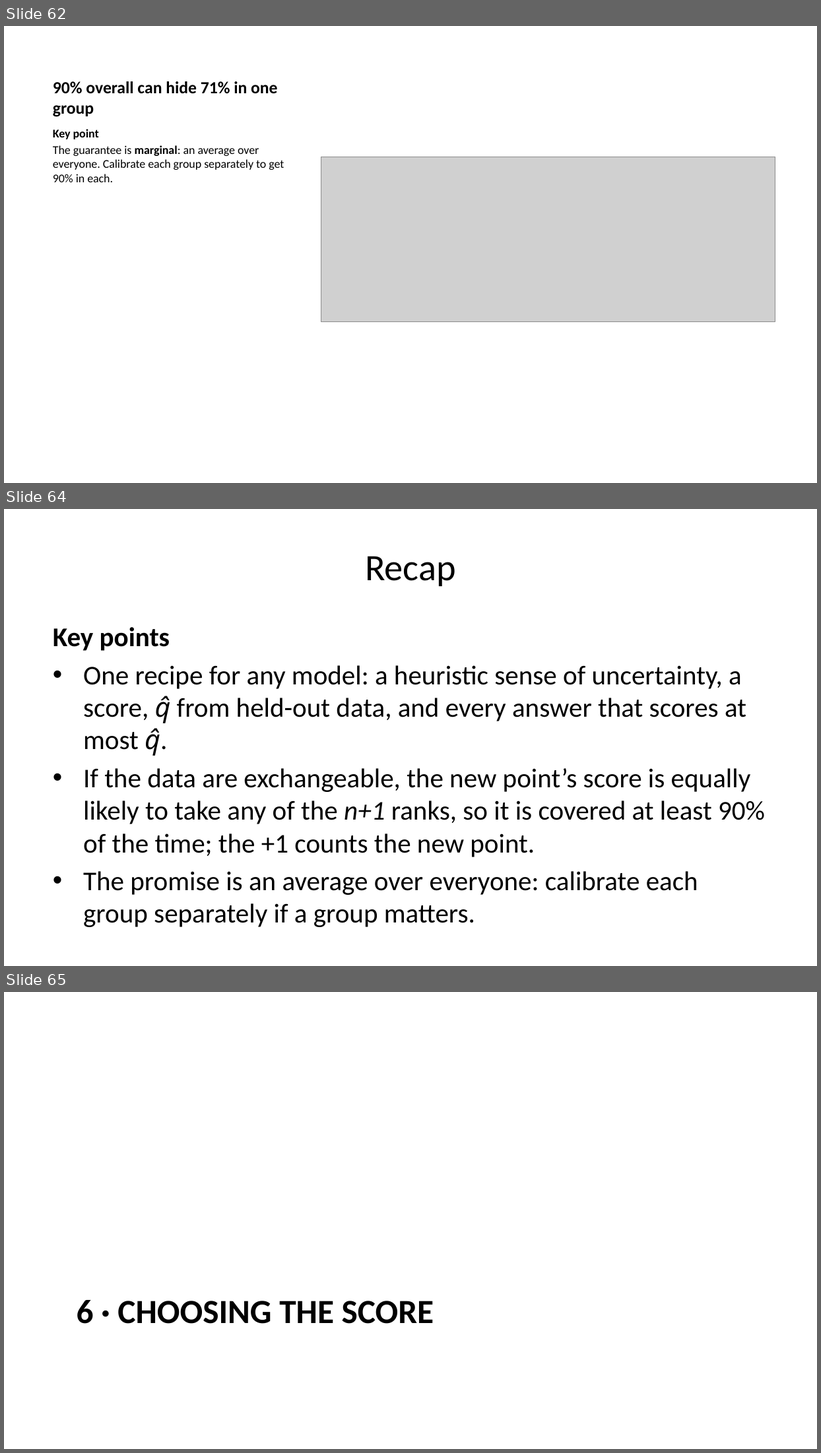
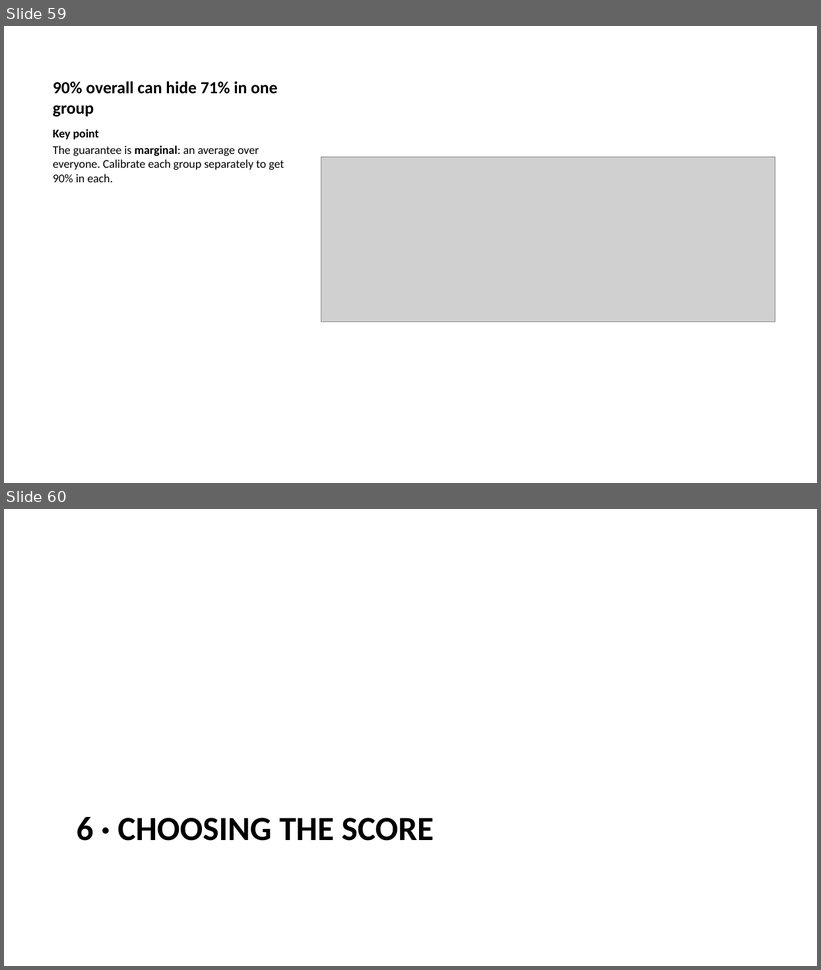
Before and after one commit to AmyRouillard/ml-foundations-mau-2026, a slide deck: ml-foundations.pptx. Shown one above the other, each under a label of ours: slides 62, 64 and 65 before the commit, slides 59 and 60 after it; the slides between them are not shown. The pictures are 821x1453 and 821x970 pixels, drawn with LibreOffice and Linux fonts; fonts in the diff are those of the drawing; grey boxes stand for pictures. Boxes give left, top, right and bottom in pixels: in the first picture for what was removed or moved away, otherwise in the second. Text is boxed around its words. In the diff, an @@ line names an element or a change of style, - is before the commit and + after.

```diff
--- a/ml-foundations.pptx
+++ b/ml-foundations.pptx
@@ slide 64 removed at (4, 509, 817, 966), background #FFFFFF @@
@@ title removed at (365, 556, 456, 586) @@
-Recap
@@ text removed at (53, 627, 765, 927) @@
-Key points
-• One recipe for any model: a heuristic sense of uncertainty, a score, q̂ from held-out data, and every answer that scores at most q̂.
-• If the data are exchangeable, the new point’s score is equally likely to take any of the n+1 ranks, so it is covered at least 90% of the time; the +1 counts the new point.
-• The promise is an average over everyone: calibrate each group separately if a group matters.
@@ what was slide 62 is now slide 59 @@
@@ what was slide 65 is now slide 60 @@
```
Also in this commit, not shown: 5 slides changed, 7 other slides removed, 12 other files.
